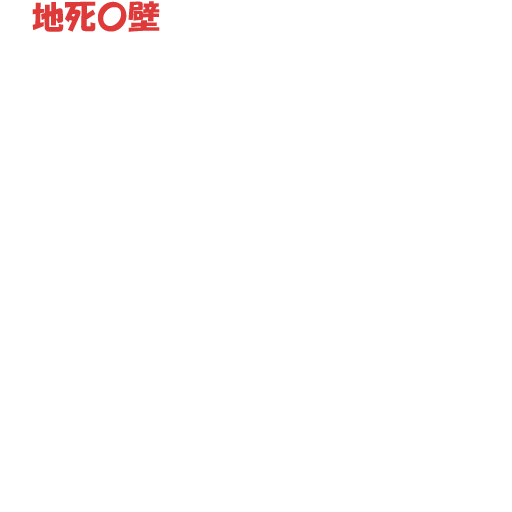
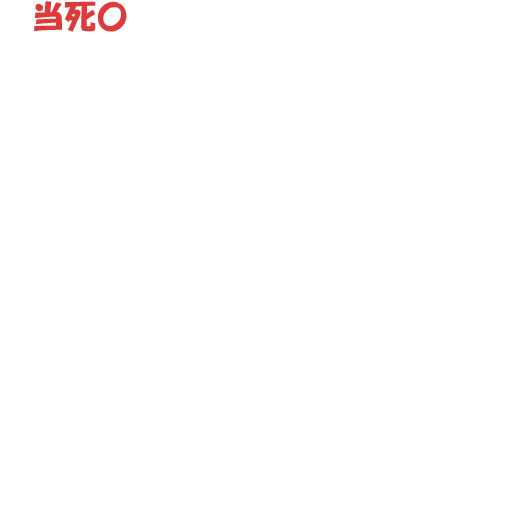
Before/after of a 512px x 512px layered artwork. What changed in the layer stack:
removed layer "壁" over box(128, 1, 160, 32)
renamed "地" to "当", painted on it over box(32, 1, 64, 32)
